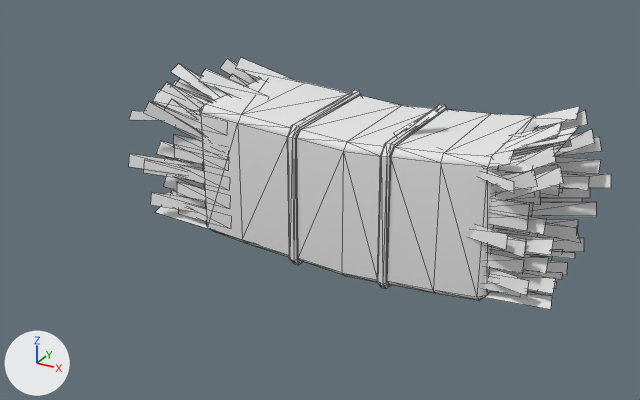
The OBJ model Game/assets/mge/models/FarmForestBiome/hay.obj as it was, and as the next commit left it.
Rendered twice from a 50 mm camera at (2.63, -5.31, 2.36) aimed at (0.07, -0.65, 0.03). Every picture has the same lights, and +X, +Y and +Z are marked at lower left. Mesh edges are drawn as thin lines. Where no turn or scale is listed for an object, it has been applied to the vertices. Vertices at the same position are counted once.

Names of what the first picture shows: 'hay'.
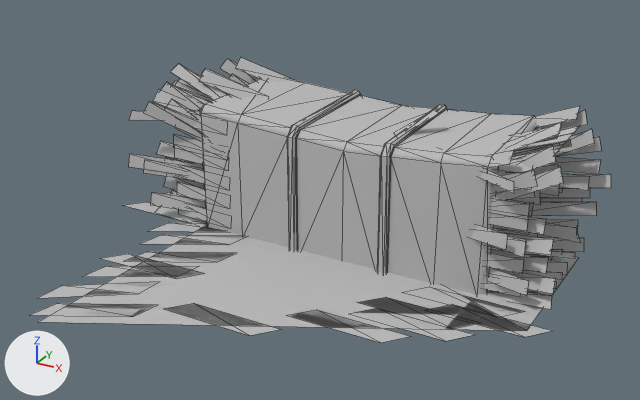
The newer file is also turned or shifted as a whole; pictures and numbers use the older file's frame.

Diff of the bpy script that builds the scene:
```diff
--- a/Game/assets/mge/models/FarmForestBiome/hay.obj.py
+++ b/Game/assets/mge/models/FarmForestBiome/hay.obj.py
@@ mat_initialshadinggroup @@
 mat_initialshadinggroup = principled_material('initialShadingGroup')
-mat_initialshadinggroup.base_color = (0.8, 0.8, 0.8)  # white #e7e7e7
+mat_initialshadinggroup.base_color = (0.5, 0.5, 0.5)  # grey #bcbcbc
 mat_initialshadinggroup.roughness = 1.0
@@ me_hay @@
 # used by ob_hay; location = (0.0, 0.0, 0.0)
-me_hay.from_pydata(...)  # 692 vertices, 570 faces; spans x -1.7..1.7, y -0.58..0.58, z -0.65..0.65
+me_hay.from_pydata(...)  # 752 vertices, 600 faces; spans x -1.82..1.7, y -2.06..0.58, z -0.65..0.65
+# me_hay part 1
+# 42 vertices are added at x -1.82..1.56, y -2.06..0.39, z -0.49
+# 12 new vertices lie (0.13, 0.15, 0.0) away from vertices in x -1.82..1.53, y -1.56..-0.45, z -0.49
+# 6 new vertices lie (0.57, 0.29, 0.0) away from vertices in x -1.35..-1.14, y -1.83..-0.53, z -0.49
+# 30 new faces join them
 me_hay.materials.append(mat_initialshadinggroup)
```

Where the change shows, as pixel boxes [x1, y1, x2, y2] in the pictures (640 x 400 px):
'hay', recoloured, reshaped (20% wider, 13% taller)
    before: [128, 57, 611, 309]
    after: [31, 57, 611, 343]
part 1 of me_hay, added
    after: [31, 202, 579, 343]
